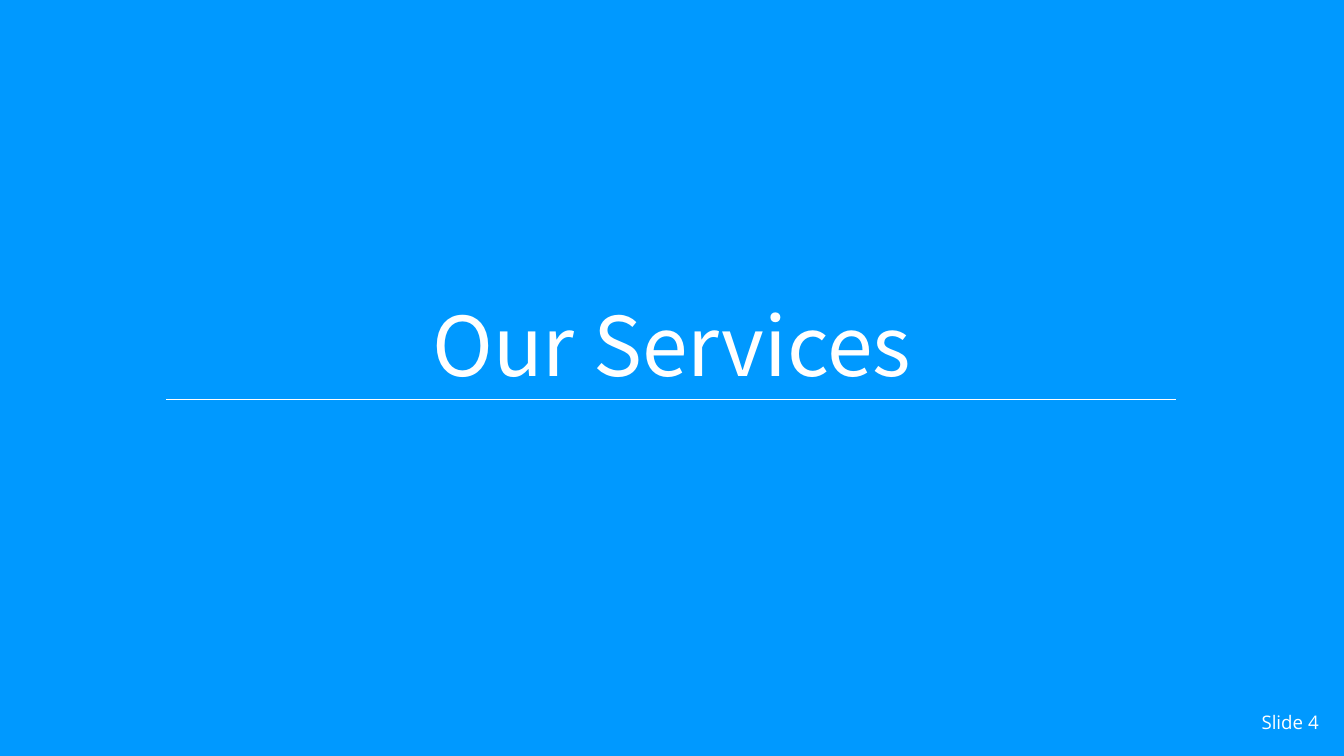
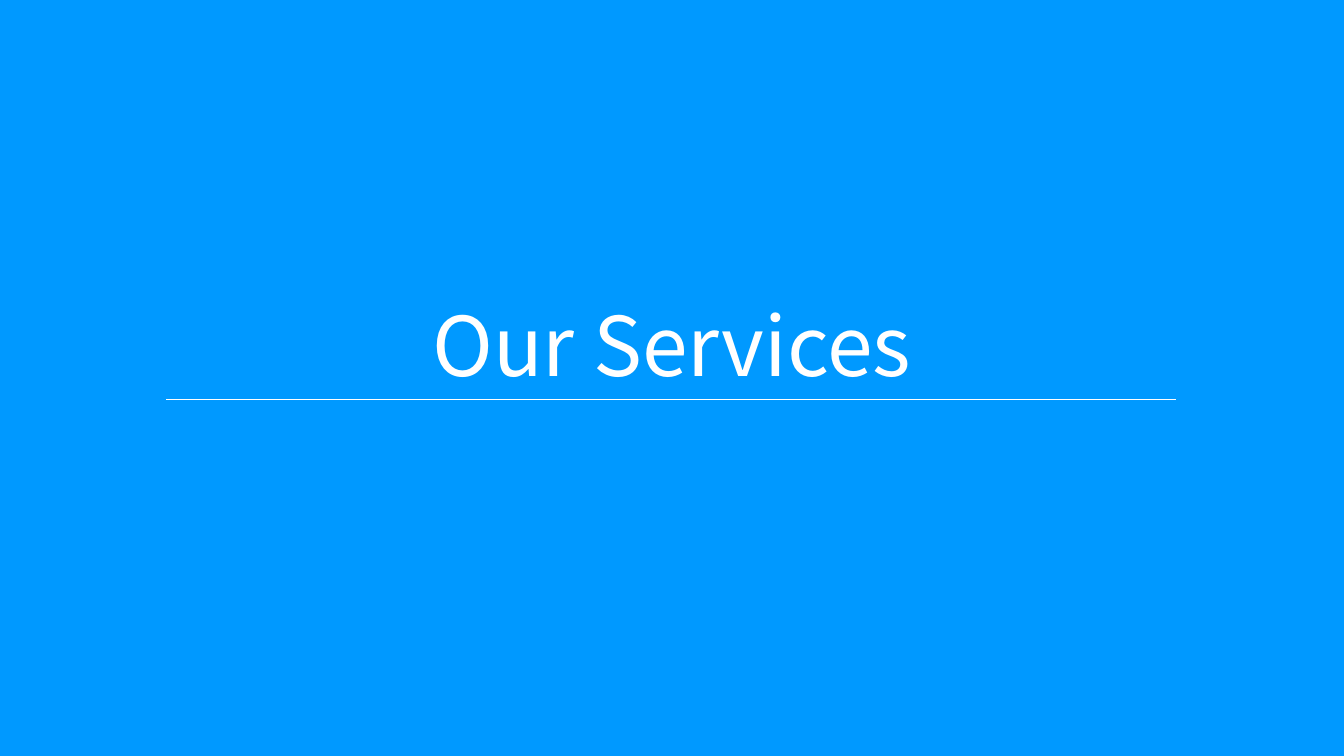
Before and after one commit to zainabaaboumoussa/taketaxi_template, a slide deck: slide 4 of Presentations/TakeTaxi_2018_2019.pptx. Drawn at 1344x756 pixels with LibreOffice and Linux fonts; fonts in the diff are those of the drawing. Boxes give left, top, right and bottom in pixels: in the first picture for what was removed or moved away, otherwise in the second. Text is boxed around its words. In the diff, an @@ line names an element or a change of style, - is before the commit and + after.

```diff
--- a/Presentations/TakeTaxi_2018_2019.pptx
+++ b/Presentations/TakeTaxi_2018_2019.pptx
@@ page number removed at (x1=1262, y1=714, x2=1319, y2=730) @@
-Slide 4
```
Also in this commit, not shown: 11 other slides changed, 3 slides added, 2 slides removed.
